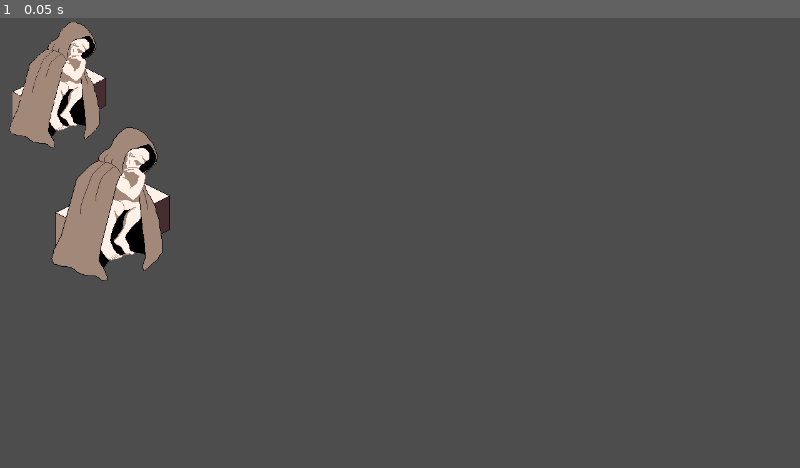
Above: before the commit, frame 1.
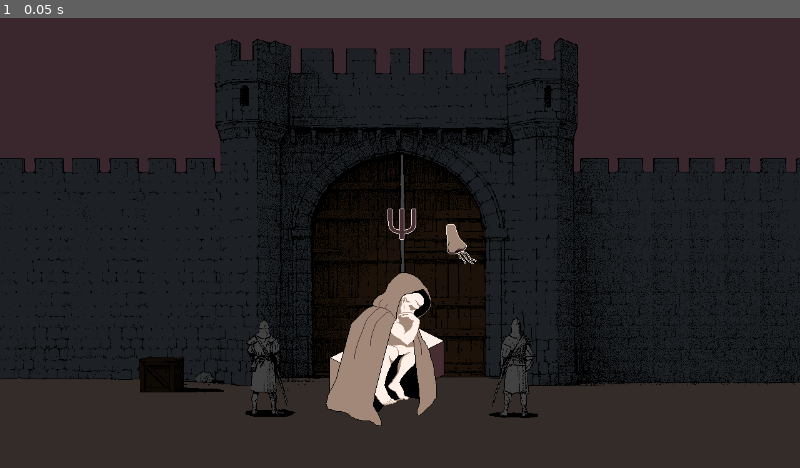
Above: after the commit, the same moment.

Repository: adamico/gatekeeper-insight
Game: Godot game, scene res://scenes/main.tscn
Same seed, same stepped clock (60 frames per second), same inputs: the game is played once before the commit and once after it.
Inputs:
- Up to frame 1 (0.05 s): no input

The runs differ from the first frame. In frame 1, 99% of the frame differs, in the area x 0-100%, y 0-100%.

Commit message:
more senses graphics

Diff:
--- a/scenes/main.tscn
+++ b/scenes/main.tscn
@@ -1,28 +1,38 @@
-[gd_scene load_steps=3 format=3 uid="uid://di1gy1dspp8h3"]
+[gd_scene load_steps=6 format=3 uid="uid://di1gy1dspp8h3"]
 
 [ext_resource type="Script" uid="uid://b6ghup2ua3vo" path="res://scripts/main.gd" id="1_jyhfs"]
-[ext_resource type="Texture2D" uid="uid://cks3qexeltlwe" path="res://assets/graphics/background.png" id="2_0wfyh"]
 [ext_resource type="Texture2D" uid="uid://318mr7ueabam" path="res://assets/graphics/thinker.png" id="2_0wfyh"]
+[ext_resource type="Texture2D" uid="uid://cks3qexeltlwe" path="res://assets/graphics/background.png" id="2_sugp2"]
+[ext_resource type="Texture2D" uid="uid://b62letrm8km21" path="res://assets/graphics/psychic.png" id="4_tbgi4"]
+[ext_resource type="Texture2D" uid="uid://bheondsqtir4" path="res://assets/graphics/smell.png" id="5_tefeu"]
 
 [node name="Main" type="Node"]
 script = ExtResource("1_jyhfs")
 
 [node name="Background" type="Sprite2D" parent="."]
+modulate = Color(0.26, 0.26, 0.26, 1)
+position = Vector2(680, 227)
 scale = Vector2(0.816666, 0.816667)
-texture = ExtResource("2_0wfyh")
+texture = ExtResource("2_sugp2")
 centered = false
+offset = Vector2(-849.797, -356.326)
 
 [node name="CanvasLayer" type="CanvasLayer" parent="."]
+
 [node name="World" type="Node2D" parent="."]
 position = Vector2(88, -64)
 
 [node name="GateKeeper" type="Sprite2D" parent="World"]
-position = Vector2(104, 359)
+position = Vector2(543, 591)
 texture = ExtResource("2_0wfyh")
 
 [node name="Psychic" type="Sprite2D" parent="World"]
+position = Vector2(555, 394)
+texture = ExtResource("4_tbgi4")
 
 [node name="Scent" type="Sprite2D" parent="World"]
+position = Vector2(650, 426)
+texture = ExtResource("5_tefeu")
 
 [node name="Hearing" type="Sprite2D" parent="World"]
 
Binary file changed: assets/graphics/background.aseprite
Binary file changed: assets/graphics/background.png
Binary file added: assets/graphics/senses.aseprite
